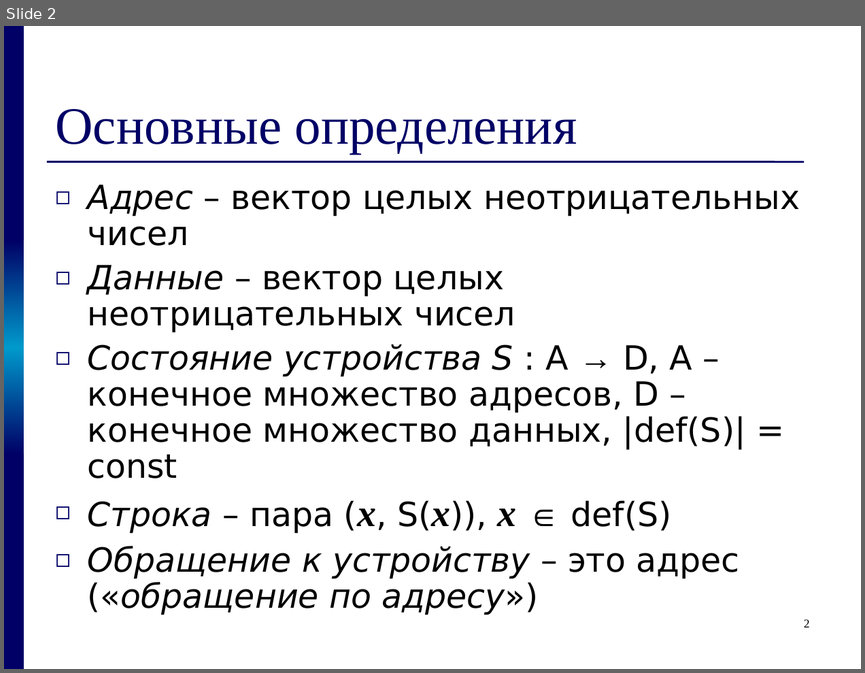
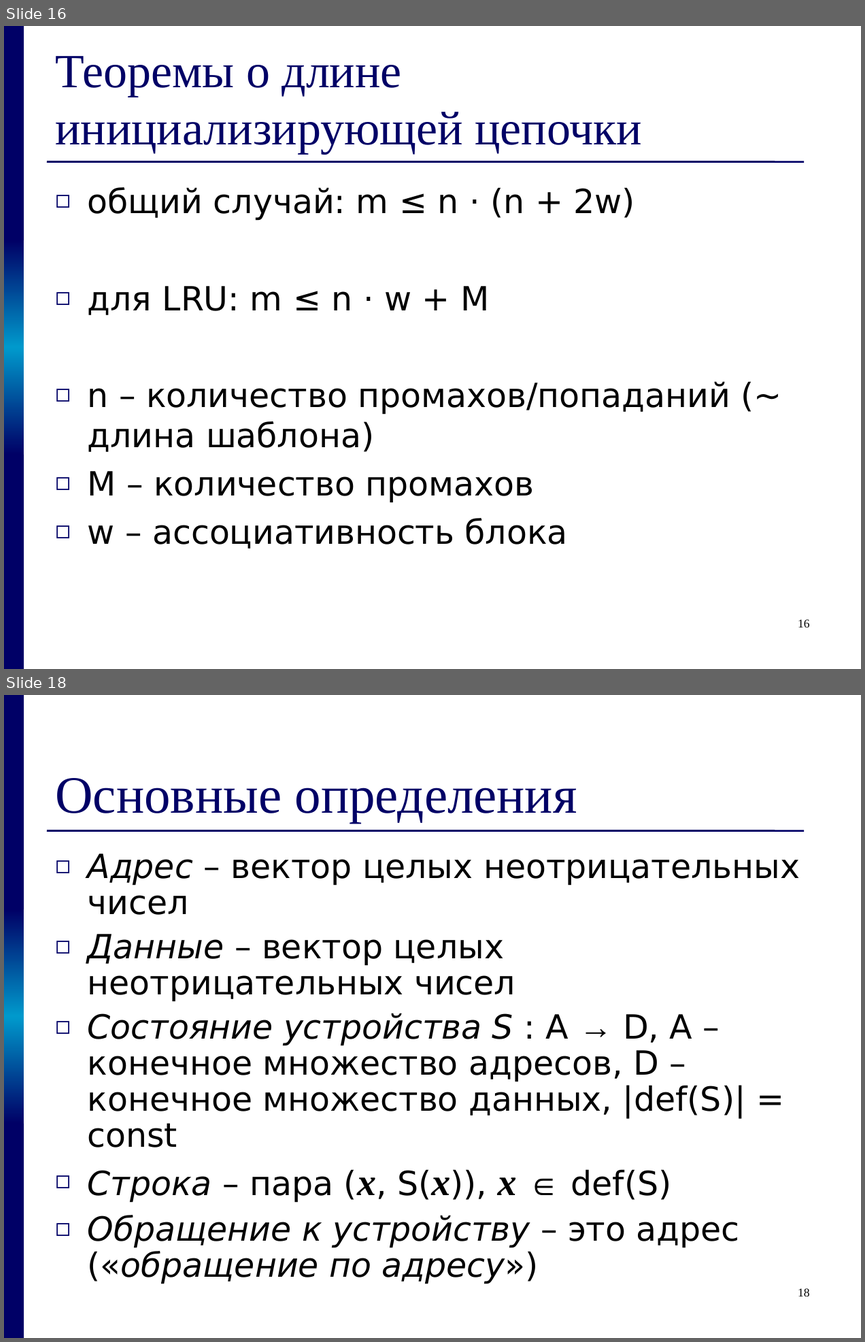
Before and after one commit to kornevgen/tesla-project, a slide deck: papers/THESIS/talks/z2611.ppt. Shown one above the other, each under a label of ours: slide 2 before the commit, slides 16 and 18 after it; the slides between them are not shown. The pictures are 865x673 and 865x1342 pixels, drawn with LibreOffice and Linux fonts; fonts in the diff are those of the drawing. Boxes give left, top, right and bottom in pixels: in the first picture for what was removed or moved away, otherwise in the second. Text is boxed around its words. In the diff, an @@ line names an element or a change of style, - is before the commit and + after.

```diff
--- a/papers/THESIS/talks/z2611.ppt
+++ b/papers/THESIS/talks/z2611.ppt
@@ slide 16 added at [4, 26, 861, 669], background #FFFFFF; not listed: 4 template elements that a slide beside it also shows @@
@@ title added at [55, 56, 641, 153], 40 pt, text #000066 @@
+Теоремы о длине инициализирующей цепочки
@@ text added at [88, 187, 730, 548], 28 pt, text #000000 @@
+◻ общий случай: m ≤ n · (n + 2w)
+◻ для LRU: m ≤ n · w + M
+◻ n – количество промахов/попаданий (~ длина шаблона)
+◻ M – количество промахов
+◻ w – ассоциативность блока
@@ page number added at [798, 619, 809, 627], 10 pt, text #000000 @@
+16
@@ what was slide 2 is now slide 18 @@
@@ page number at [798, 1288, 809, 1296]: text changed @@
-2
+18
```
Also in this commit, not shown: 1 slide changed, 16 other slides added, 3 slides removed.
